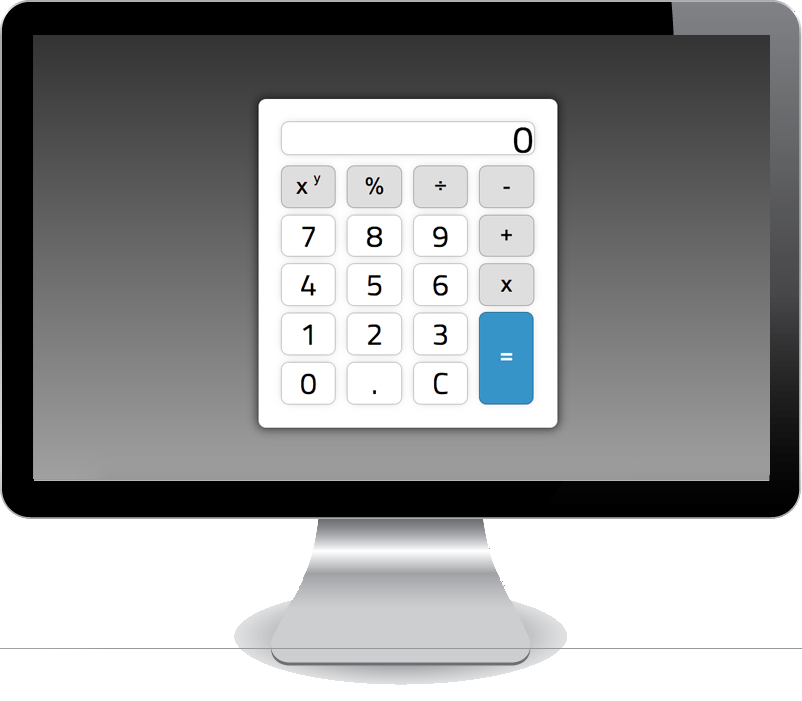
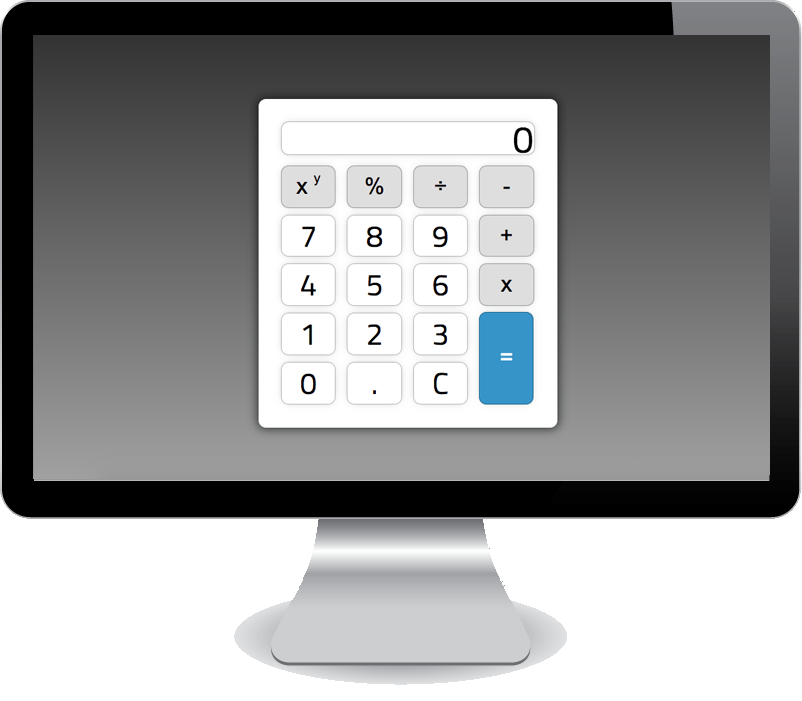
Before/after of a 802×701 layered artwork. What changed in the layer stack:
painted on "Camada 3" over left=0, top=97, right=802, bottom=649
painted on "Camada 0" over left=0, top=490, right=802, bottom=578
